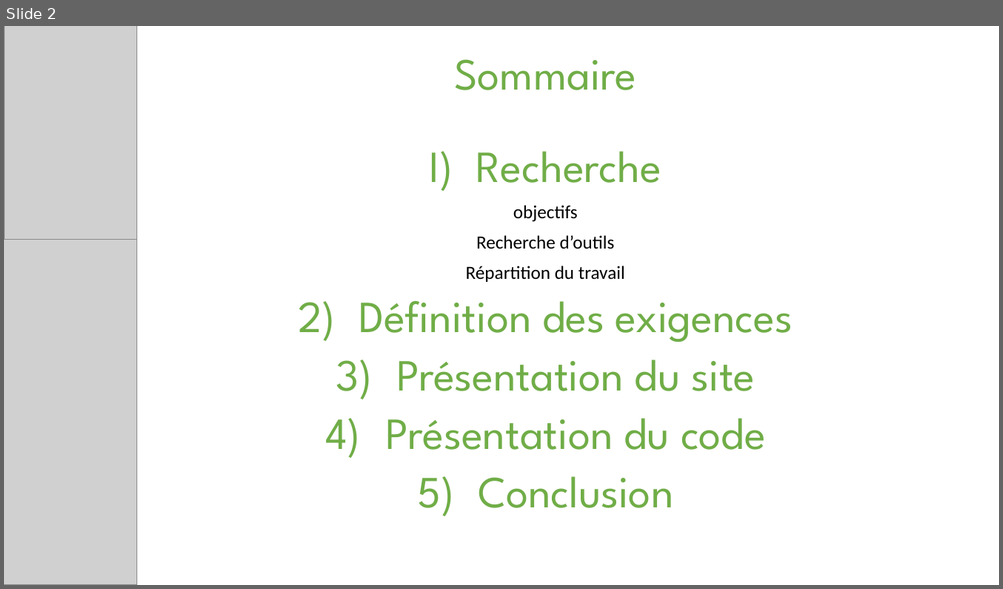
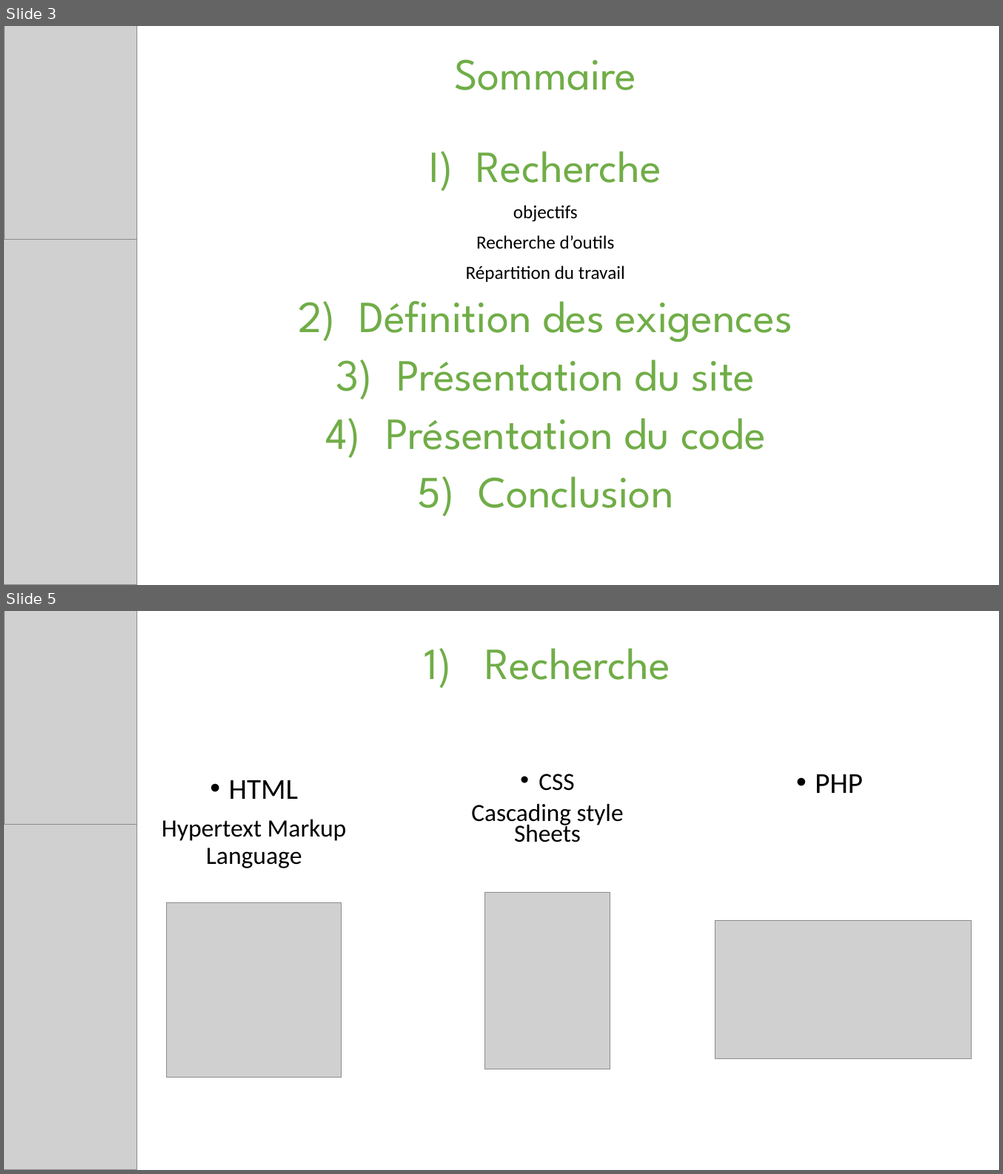
Before and after one commit to eehP/WeebProject, a slide deck: Présentation.pptx. Shown one above the other, each under a label of ours: slide 2 before the commit, slides 3 and 5 after it; the slides between them are not shown. The pictures are 1003x589 and 1003x1174 pixels, drawn with LibreOffice and Linux fonts; fonts in the diff are those of the drawing; grey boxes stand for pictures. Boxes give left, top, right and bottom in pixels: in the first picture for what was removed or moved away, otherwise in the second. Text is boxed around its words. In the diff, an @@ line names an element or a change of style, - is before the commit and + after.

```diff
--- a/Présentation.pptx
+++ b/Présentation.pptx
@@ slide 5 added at box(4, 611, 999, 1170), background #FFFFFF @@
@@ picture added at box(4, 611, 136, 1092) @@
@@ title added at box(485, 648, 670, 680), 43 pt, text #70AD47 @@
+1) Recherche
@@ text added at box(162, 780, 347, 869), 24 pt, text #000000 @@
+• HTML
+Hypertext Markup Language
@@ text added at box(471, 774, 623, 843), 23.8 pt, text #000000 @@
+• CSS
+Cascading style Sheets
@@ text added at box(814, 775, 862, 793), 28 pt, text #000000 @@
+• PHP
@@ picture added at box(4, 824, 136, 1170) @@
@@ picture added at box(484, 892, 610, 1069) @@
@@ picture added at box(167, 903, 341, 1077) @@
@@ picture added at box(715, 921, 971, 1059) @@
@@ what was slide 2 is now slide 3 @@
```
Also in this commit, not shown: 5 slides changed, 1 other slide added, 1 slide removed, 4 other files.
